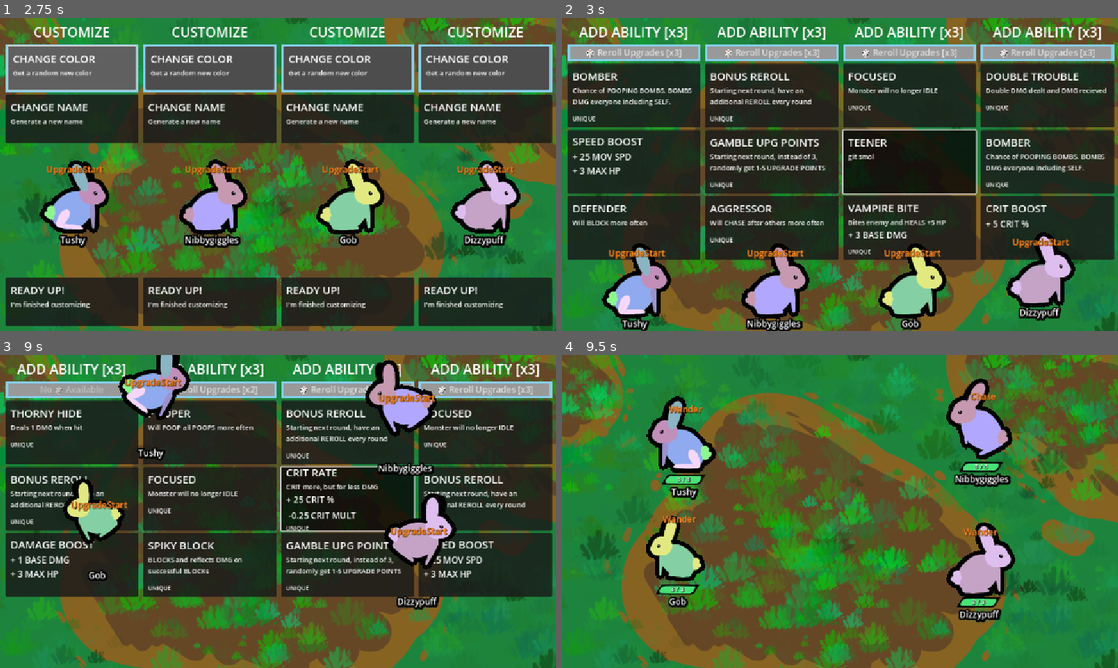
Above: before the commit, frames 1-4 (two rows, left to right).
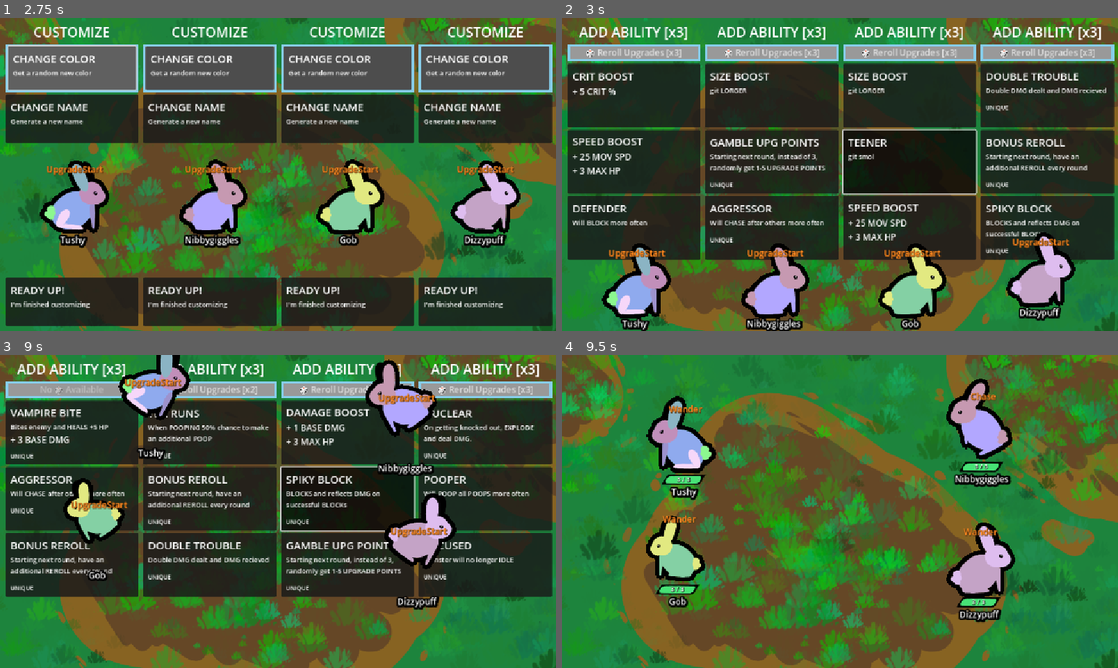
Above: after the commit, the same moments.

Repository: Galitie/tm2
Game: Godot game, scene res://test_scene.tscn
The game is run twice, just before and just after one commit, with the same random seed, the same clock (stepped at 60 frames per second) and the same inputs. Sound files missing from this copy of the repository are replaced by a short silence.
Inputs (mouse positions are in pixels of both pictures, inside the frame that each line leads up to):
- Up to frame 1 (2.75 s): click (72, 68) at 0.52 s; click (72, 68) at 1.27 s; click (72, 68) at 2.02 s
- Up to frame 2 (3 s): tap Enter (ui_accept) at 2.75 s; move the mouse to (962, 158) at 2.77 s; click (962, 158) at 2.92 s
- Up to frame 3 (9 s): tap Enter (ui_accept) at 3.02, 3.77, 5.27, 6.02, 6.77, 8, 8.27, 8.75 s; move the mouse to (166, 527) at 3.52 s; click (166, 527) at 3.67 s; move the mouse to (333, 442) at 4.27 s; click (333, 442) at 4.42 s; move the mouse to (250, 574) at 5.02 s; click (250, 574) at 5.17 s; move the mouse to (444, 558) at 5.77 s; click (444, 558) at 5.92 s; move the mouse to (111, 464) at 6.52 s; click (111, 464) at 6.67 s; move the mouse to (305, 511) at 7.27 s; click (305, 511) at 7.42 s; move the mouse to (194, 433) at 8.02 s; click (194, 433) at 8.17 s; move the mouse to (400, 495) at 8.77 s; click (400, 495) at 8.92 s
- Up to frame 4 (9.5 s): tap Enter (ui_accept) at 9.02 s

Frame 1 is identical in both runs. In frame 2, 3.7% of the frame differs, in the area x 1-98%, y 17-76%; in frame 3, 7.8%, in the area x 1-97%, y 17-76%; in frame 4, nothing differs.

Commit message:
Added a card that can negate projectiles

Diff:
--- /dev/null
+++ b/Cards/Resources/negate_damage.tres
@@ -0,0 +1,23 @@
+[gd_resource type="Resource" script_class="CardResourceScript" load_steps=3 format=3 uid="uid://n6000538073l"]
+
+[ext_resource type="Script" uid="uid://bba020kqbcn8s" path="res://monster_part.gd" id="1_u8ihq"]
+[ext_resource type="Script" uid="uid://bfco2om6esxdu" path="res://Cards/card_info.gd" id="2_h78ii"]
+
+[resource]
+script = ExtResource("2_h78ii")
+card_name = "THE CHOSEN ONE"
+description = "Sometimes negates instances of DMG that equal 1, like PROJECTILES"
+Type = "passive"
+state_id = "matrix"
+unique = true
+remove_specific_states = Array[int]([])
+parts_and_acc = Array[ExtResource("1_u8ihq")]([])
+attribute_1 = 0
+attribute_label_1 = ""
+attribute_amount_1 = 0
+attribute_2 = 0
+attribute_label_2 = ""
+attribute_amount_2 = 0
+attribute_3 = 0
+attribute_label_3 = ""
+attribute_amount_3 = 0.0
--- a/UI/player_upgrade_panel.gd
+++ b/UI/player_upgrade_panel.gd
@@ -8,7 +8,7 @@
 @onready var upgrade_title = $VBoxContainer/UpgradeTitle/Label
 
 var player : Player
-var resource_array: Array[Resource] = [load("uid://cgypuyq157lm6"), load("uid://phcwpn7m4yu …(619 unchanged characters)…
+var resource_array: Array[Resource] = [load("uid://n6000538073l"), load("uid://cgypuyq157lm6"), load("uid://phcwpn7m4yu …(619 unchanged characters)…
 @onready var button_array: Array[Node] = [reroll_button, $VBoxContainer/UpgradeCard1, $VBoxContainer/UpgradeCard2, $VBoxContainer/UpgradeCard3]
 var current_user_position_in_button_array : int = 0
 var new_stylebox_normal = StyleBoxFlat.new()
--- a/main.gd
+++ b/main.gd
@@ -359,6 +359,8 @@
 			"smaller":
 				player.monster.root.scale -= Vector2(.15, .15)
 				player.monster.body_collision.scale -= Vector2(.15, .15)
+			"matrix":
+				player.matrix = true
 			_:
 				player.monster.state_machine.state_choices[card_resource.Type].append(card_resource.state_id)
 	if card_resource.remove_specific_states.size():
--- a/monster.gd
+++ b/monster.gd
@@ -158,11 +158,24 @@
 				hit_effect(crit)
 			state_machine.transition_state("hurt")
 		if area.is_in_group("Projectile") and area.owner.monster != self:
-			attacked = true
 			attacker = area.owner.emitter
-			take_damage_from(attacker, true)
-			state_machine.transition_state("hurt")
-			hit_effect()
+			if player.matrix:
+				var rand = [1,2].pick_random()
+				if rand == 1:
+					take_damage_from(attacker, true)
+					attacked = true
+					state_machine.transition_state("hurt")
+					hit_effect()
+				else:
+					play_generic_sound("uid://cf8aw1xy3pg34")
+					root.modulate = Color("3467ff")
+					get_tree().create_tween().tween_property(root, "modulate", Color.WHITE, 0.6).set_delay(0.3)
+					return
+			else:
+				take_damage_from(attacker, true)
+				attacked = true
+				state_machine.transition_state("hurt")
+				hit_effect()
 		if area.is_in_group("Bomb"):
 			attacked = true
 			attacker = area.owner
--- a/player.gd
+++ b/player.gd
@@ -16,5 +16,6 @@
 var more_poops : bool = false
 var larger_poops : bool = false
 var death_explode : bool = false
+var matrix : bool = false
 
 var caltrops: bool = false
--- a/test_scene.tscn
+++ b/test_scene.tscn
@@ -7,6 +7,8 @@
 [ext_resource type="Script" uid="uid://bw5vr4ucfdgof" path="res://player.gd" id="2_coq8p"]
 [ext_resource type="Texture2D" uid="uid://cxxncdpnkjj26" path="res://transparent.png" id="3_buypi"]
 [ext_resource type="PackedScene" uid="uid://caig5oumsc857" path="res://UI/upgrade_menu.tscn" id="3_sasra"]
+[ext_resource type="Resource" uid="uid://bn1d6phtvfhry" path="res://Cards/Resources/poop_summon.tres" id="5_oo8pe"]
+[ext_resource type="Resource" uid="uid://n6000538073l" path="res://Cards/Resources/negate_damage.tres" id="6_4gito"]
 [ext_resource type="PackedScene" uid="uid://cgti6mrpdekpx" path="res://UI/customize_menu.tscn" id="6_vr1i5"]
 [ext_resource type="FontFile" uid="uid://b2elclwq486ug" path="res://fonts/BackheelFreeTrial-5yz6V.otf" id="9_vr1i5"]
 [ext_resource type="AudioStream" uid="uid://bnd7vmemesdbl" path="res://sounds/sudden_death.ogg" id="10_vr1i5"]
@@ -62,6 +64,7 @@
 [node name="Monster" parent="Player1" node_paths=PackedStringArray("player") instance=ExtResource("1_7a21h")]
 position = Vector2(262, 192)
 player = NodePath("..")
+pre_loaded_cards = Array[Resource]([ExtResource("5_oo8pe"), ExtResource("6_4gito")])
 
 [node name="CustomizePos" type="Node2D" parent="Player1"]
 position = Vector2(149, 400)
@@ -82,6 +85,7 @@
 [node name="Monster" parent="Player2" node_paths=PackedStringArray("player") instance=ExtResource("1_7a21h")]
 position = Vector2(878, 185)
 player = NodePath("..")
+pre_loaded_cards = Array[Resource]([ExtResource("5_oo8pe"), ExtResource("6_4gito")])
 
 [node name="CustomizePos" type="Node2D" parent="Player2"]
 position = Vector2(436, 400)
@@ -102,6 +106,7 @@
 [node name="Monster" parent="Player3" node_paths=PackedStringArray("player") instance=ExtResource("1_7a21h")]
 position = Vector2(251, 439)
 player = NodePath("..")
+pre_loaded_cards = Array[Resource]([ExtResource("5_oo8pe"), ExtResource("6_4gito")])
 
 [node name="UpgradePos" type="Node2D" parent="Player3"]
 position = Vector2(720, 575)
@@ -122,6 +127,7 @@
 [node name="Monster" parent="Player4" node_paths=PackedStringArray("player") instance=ExtResource("1_7a21h")]
 position = Vector2(864, 459)
 player = NodePath("..")
+pre_loaded_cards = Array[Resource]([ExtResource("5_oo8pe"), ExtResource("6_4gito")])
 
 [node name="UpgradePos" type="Node2D" parent="Player4"]
 position = Vector2(1000, 575)
Not shown, changed: Todo.txt
Not shown: 1 places in test_scene.tscn that only renumber resources
